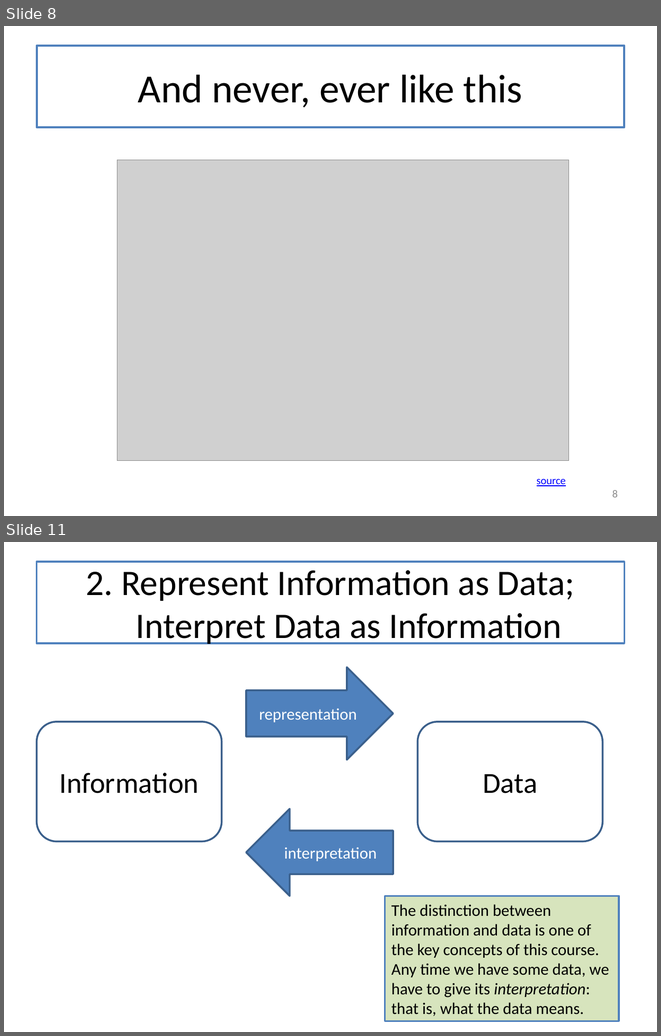
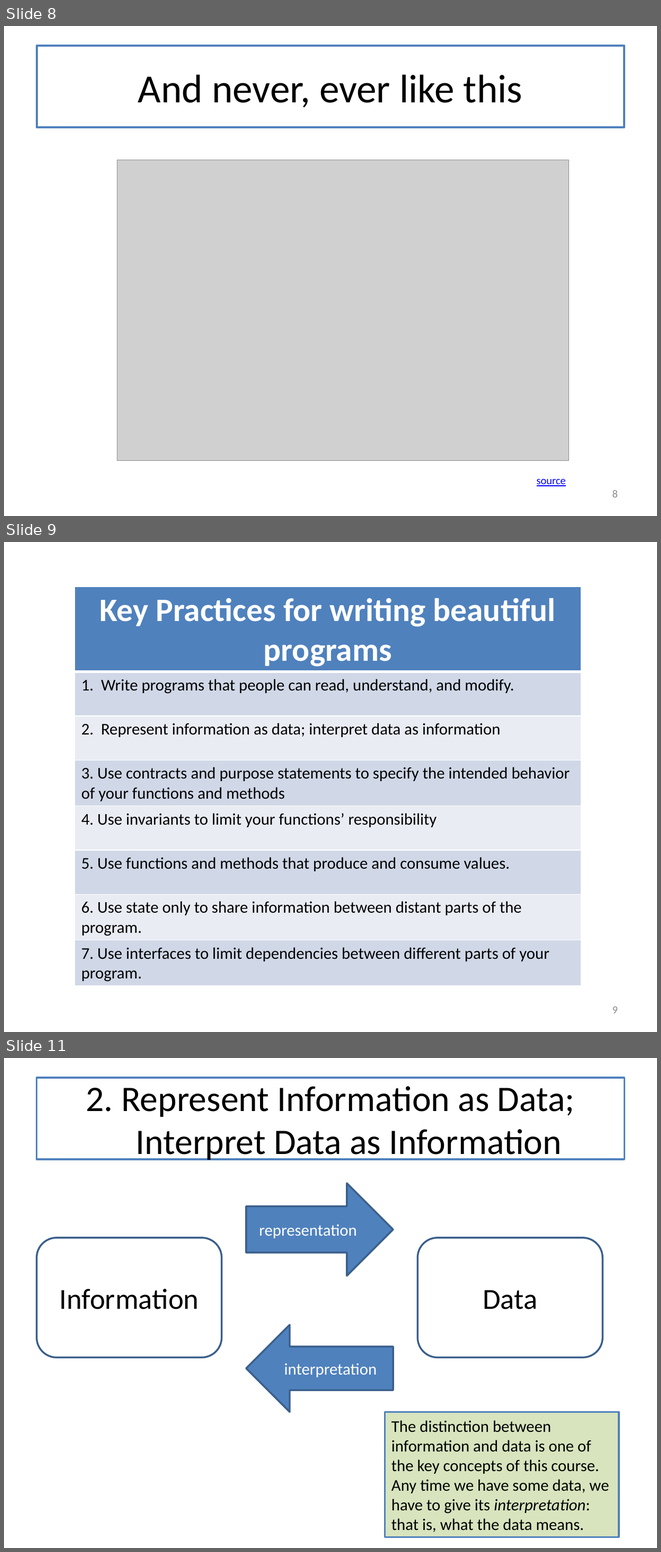
Before and after one commit to mwand/cs5010f16, a slide deck: Slides/Lesson 12.1 The Last Lecture.pptx. Shown one above the other, each under a label of ours: slides 8 and 11 before the commit, slides 8, 9 and 11 after it; the slides between them are not shown. The pictures are 661x1036 and 661x1552 pixels, drawn with LibreOffice and Linux fonts; fonts in the diff are those of the drawing; grey boxes stand for pictures. Boxes give left, top, right and bottom in pixels: in the first picture for what was removed or moved away, otherwise in the second. Text is boxed around its words. In the diff, an @@ line names an element or a change of style, - is before the commit and + after.

```diff
--- a/Slides/Lesson 12.1 The Last Lecture.pptx
+++ b/Slides/Lesson 12.1 The Last Lecture.pptx
@@ slide 9 added at [4, 542, 657, 1032], background #FFFFFF @@
@@ table added at [74, 587, 581, 986], 8 rows, 1 columns @@
+Key Practices for writing beautiful programs
+1. Write programs that people can read, understand, and modify.
+2. Represent information as data; interpret data as information
+3. Use contracts and purpose statements to specify the intended behavior of your functions and methods
+4. Use invariants to limit your functions’ responsibility
+5. Use functions and methods that produce and consume values.
+6. Use state only to share information between distant parts of the program.
+7. Use interfaces to limit dependencies between different parts of your program.
@@ page number added at [612, 1006, 618, 1013], 12 pt, text #8C8C8C @@
+9
```
Also in this commit, not shown: 11 slides changed, 4 other slides added, 3 slides removed.
